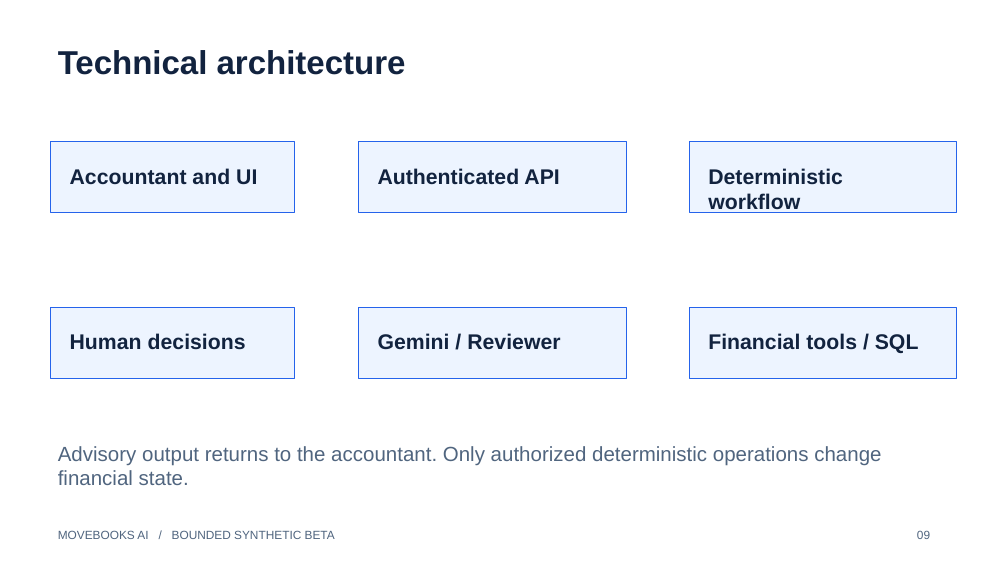
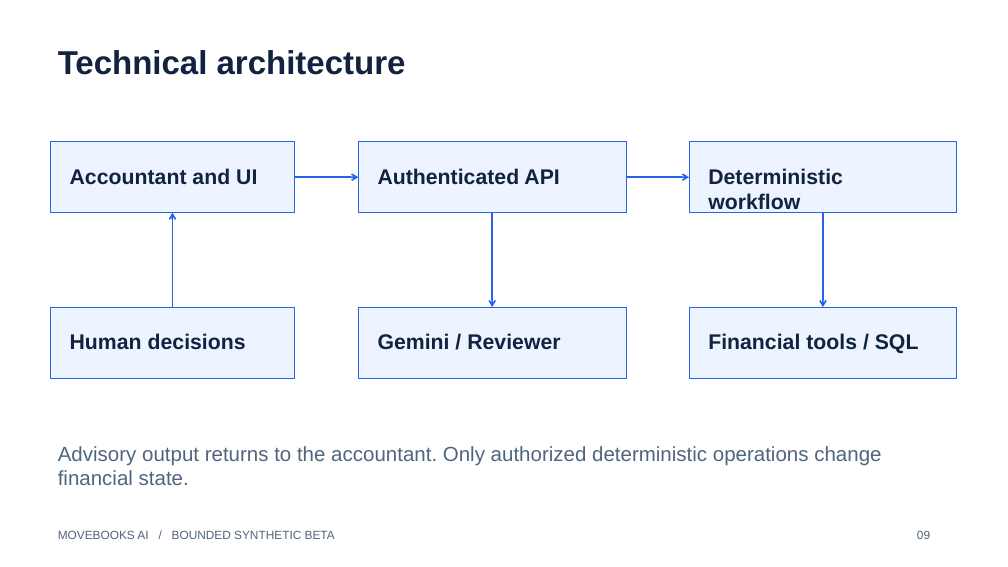
Before and after one commit to JEMathew/movers-and-ledgers, a slide deck: slide 9 of docs/submission/assets/movebooks-submission-draft.pptx. Drawn at 1008x567 pixels with LibreOffice and Linux fonts; fonts in the diff are those of the drawing. Boxes give left, top, right and bottom in pixels: in the first picture for what was removed or moved away, otherwise in the second. Text is boxed around its words. In the diff, an @@ line names an element or a change of style, - is before the commit and + after.

```diff
--- a/docs/submission/assets/movebooks-submission-draft.pptx
+++ b/docs/submission/assets/movebooks-submission-draft.pptx
@@ arrow added from (295, 177) to (358, 177), #2563EB 1.5 pt @@
@@ arrow added from (626, 177) to (689, 177), #2563EB 1.5 pt @@
@@ arrow added from (172, 307) to (172, 212), #2563EB 1.5 pt @@
@@ arrow added from (492, 212) to (492, 307), #2563EB 1.5 pt @@
@@ arrow added from (823, 212) to (823, 307), #2563EB 1.5 pt @@
```
Also in this commit, not shown: 3 other slides changed, 8 other files.
